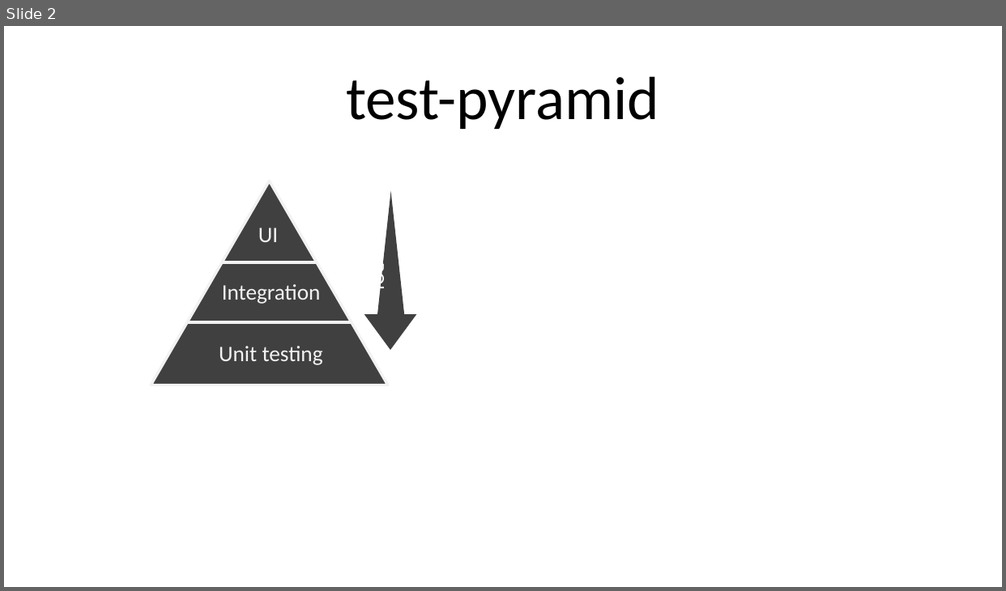
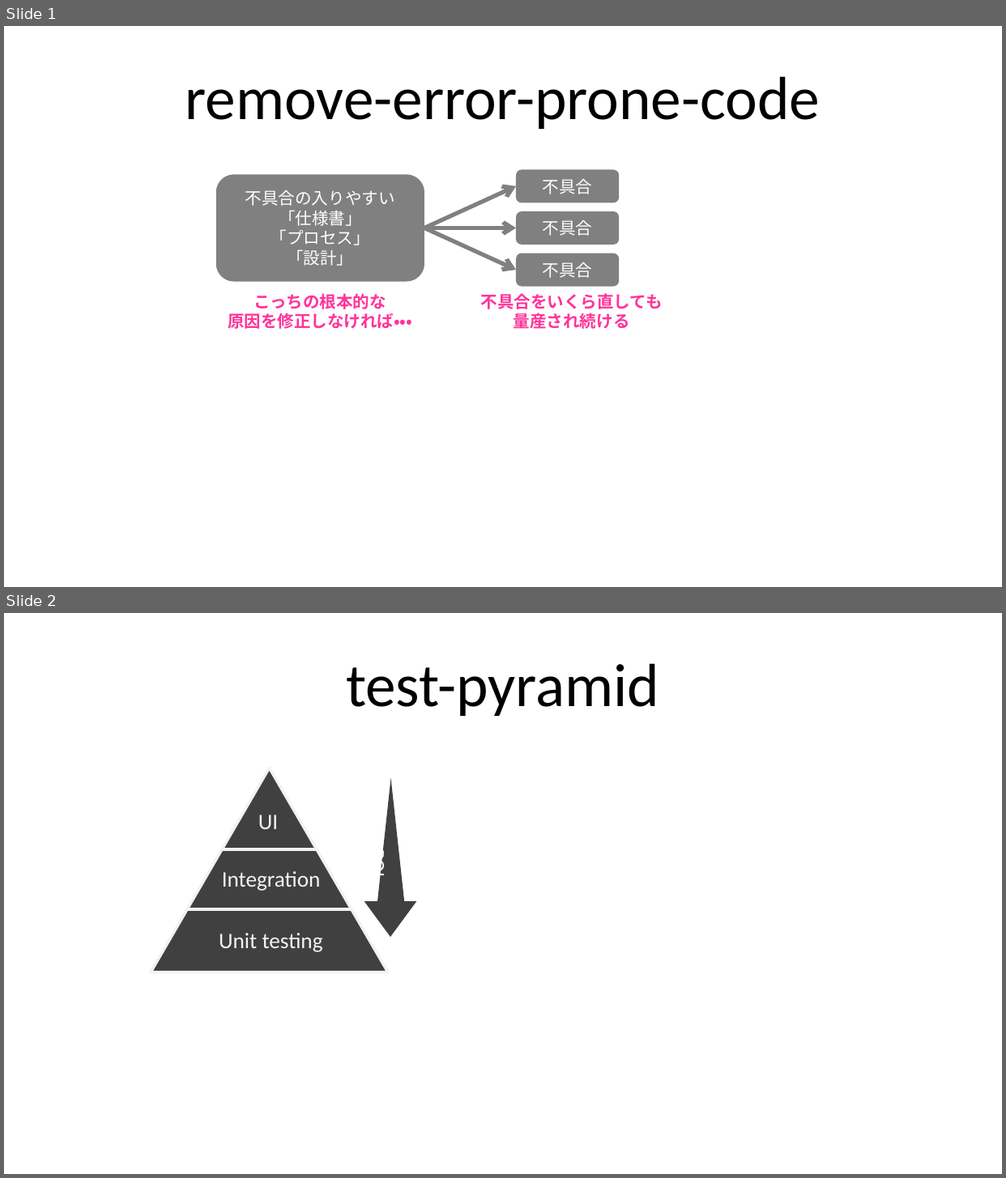
Before and after one commit to maku77/maku77.github.io, a slide deck: memo/diagrams.pptx. Shown one above the other, each under a label of ours: slide 2 before the commit, slides 1 and 2 after it. The pictures are 1006x591 and 1006x1178 pixels, drawn with LibreOffice and Linux fonts; fonts in the diff are those of the drawing. Boxes give left, top, right and bottom in pixels: in the first picture for what was removed or moved away, otherwise in the second. Text is boxed around its words. In the diff, an @@ line names an element or a change of style, - is before the commit and + after.

```diff
--- a/memo/diagrams.pptx
+++ b/memo/diagrams.pptx
@@ slide 1 added at <box>4,26,1002,587</box>, background #FFFFFF @@
@@ title added at <box>185,76,820,129</box>, 44 pt, text #000000 @@
+remove-error-prone-code
@@ rounded rectangle added at <box>516,169,619,203</box>, fill #808080, 12 pt, text #FFFFFF @@
+不具合
@@ rounded rectangle added at <box>215,175,424,281</box>, fill #808080, 12 pt, text #FFFFFF @@
+不具合の入りやすい
+「仕様書」
+「プロセス」
+「設計」
@@ arrow added from (424, 228) to (516, 186), #808080 3 pt @@
@@ rounded rectangle added at <box>516,211,619,245</box>, fill #808080, 12 pt, text #FFFFFF @@
+不具合
@@ arrow added from (424, 228) to (516, 228), #808080 3 pt @@
@@ arrow added from (424, 228) to (516, 270), #808080 3 pt @@
@@ rounded rectangle added at <box>516,254,619,287</box>, fill #808080, 12 pt, text #FFFFFF @@
+不具合
@@ text added at <box>228,293,412,329</box>, 12 pt, text #FF3399, bold @@
+こっちの根本的な
+原因を修正しなければ・・・
@@ text added at <box>481,293,663,329</box>, 12 pt, text #FF3399, bold @@
+不具合をいくら直しても
+量産され続ける
```
Also in this commit, not shown: 1 slide removed, 4 other files.
